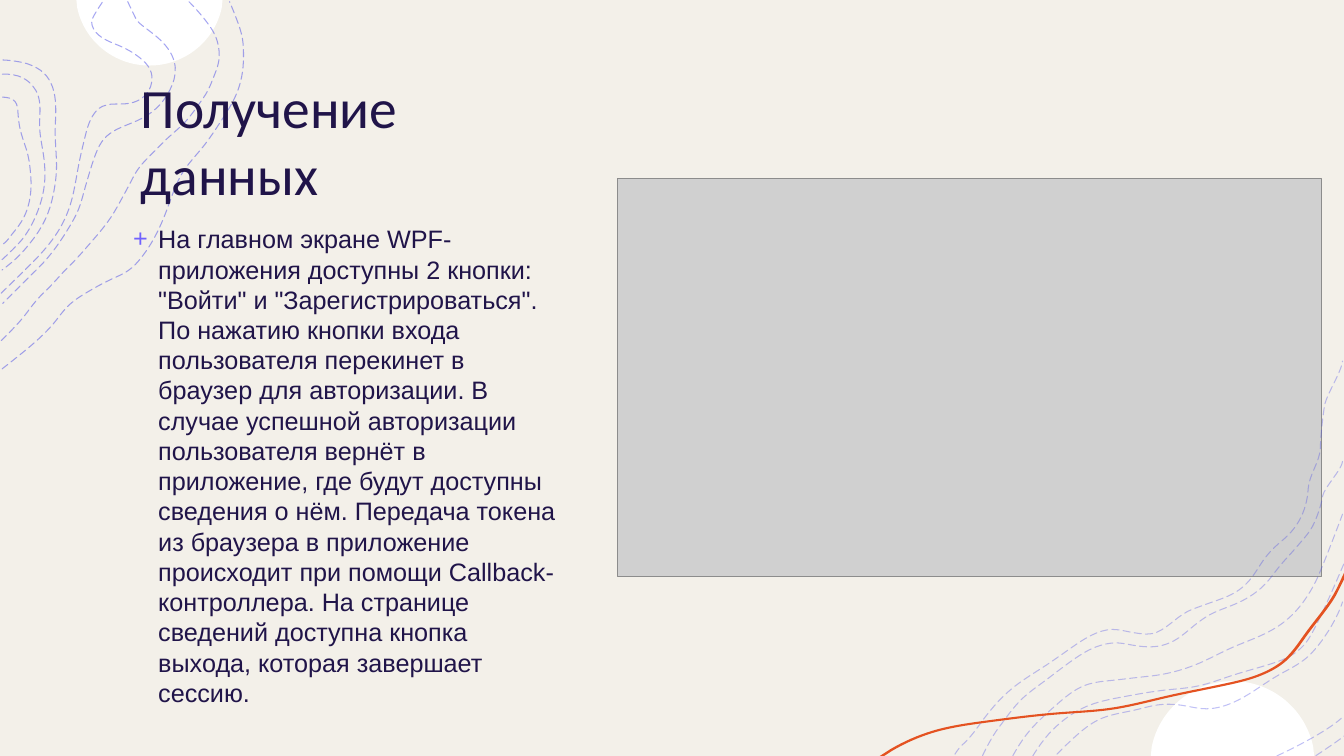
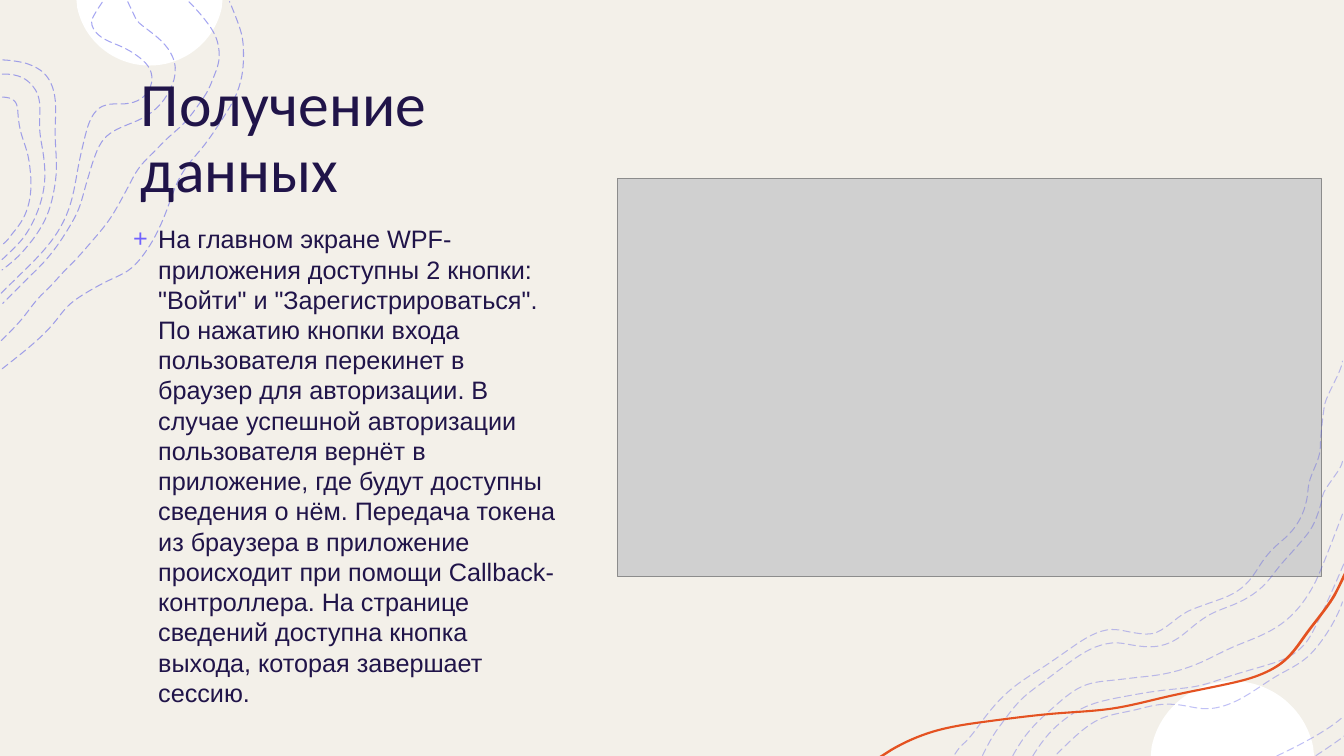
Before and after one commit to TrainzCity/NorbitSSO, a slide deck: slide 8 of NorbitSSO.pptx. Drawn at 1344x756 pixels with LibreOffice and Linux fonts; fonts in the diff are those of the drawing; grey boxes stand for pictures. Boxes give left, top, right and bottom in pixels: in the first picture for what was removed or moved away, otherwise in the second. Text is boxed around its words. In the diff, an @@ line names an element or a change of style, - is before the commit and + after.

```diff
--- a/NorbitSSO.pptx
+++ b/NorbitSSO.pptx
@@ outline redrawn in 16 elements at [879,573,1344,756], [1,2,219,341], [1,2,152,293], [977,462,1337,756], [1027,564,1339,756], [1007,514,1337,756], [1,2,219,341], [3,2,175,303], [1,2,152,293], [2,59,56,269], [983,462,1343,756], [1033,564,1344,756], [1013,514,1343,756], [880,573,1344,756], [955,361,1342,754], [2,2,243,369] @@
@@ title "Получение данных" at [141,75,426,206]: size 39.6 to 44 pt; line spacing 1 to 0.9 @@
```
Also in this commit, not shown: 9 other slides changed, 1 slide added.
